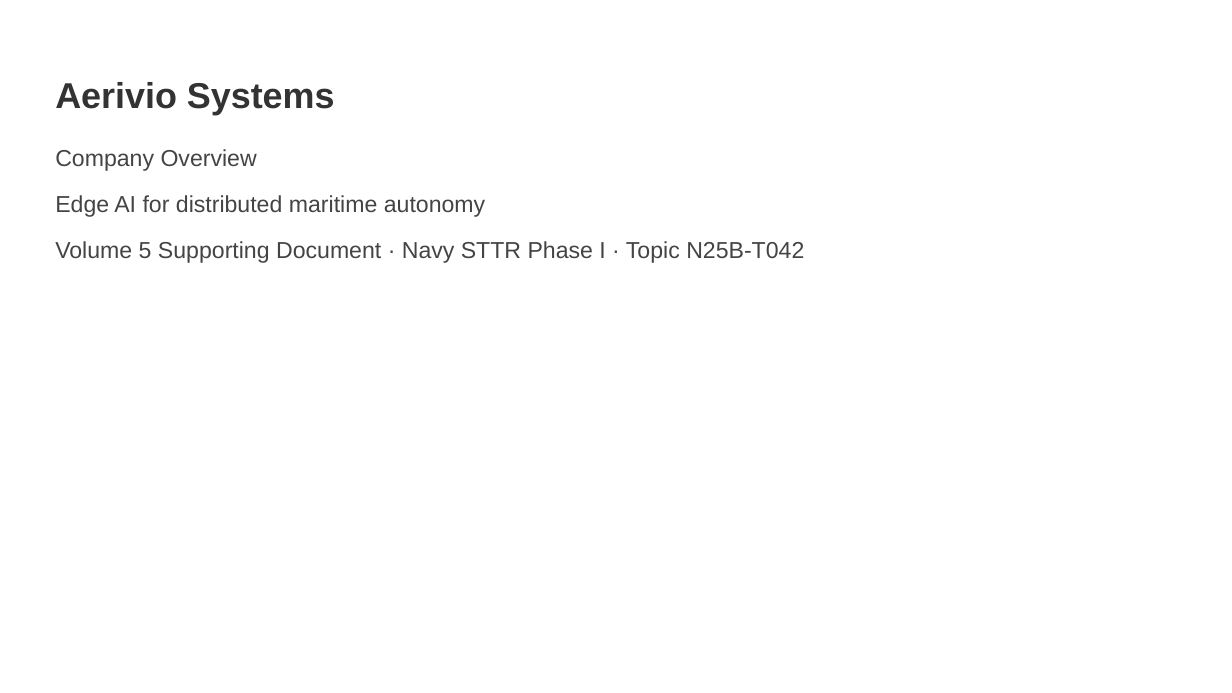
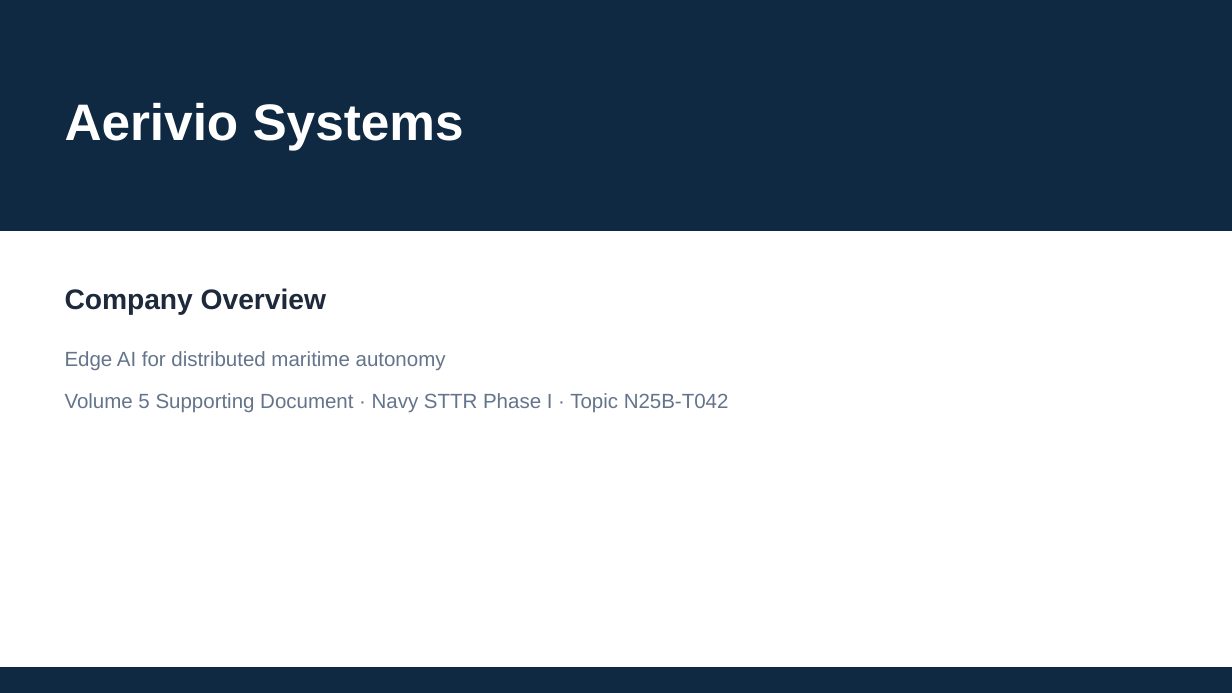
Before and after one commit to ubi-wagner/govwin, a slide deck: slide 1 of docs/sample-proposal-navy-sttr/Aerivio_Navy_STTR_Company_Overview.pptx. Drawn at 1232x693 pixels with LibreOffice and Linux fonts; fonts in the diff are those of the drawing. Boxes give left, top, right and bottom in pixels: in the first picture for what was removed or moved away, otherwise in the second. Text is boxed around its words. In the diff, an @@ line names an element or a change of style, - is before the commit and + after.

```diff
--- a/docs/sample-proposal-navy-sttr/Aerivio_Navy_STTR_Company_Overview.pptx
+++ b/docs/sample-proposal-navy-sttr/Aerivio_Navy_STTR_Company_Overview.pptx
@@ rectangle added at <box>0,0,1232,231</box>, fill #0F2942 @@
@@ text "Aerivio Systems": place and size @@
-text "Aerivio Systems" at <box>55,82,335,115</box>
+text "Aerivio Systems" at <box>65,102,464,150</box>
@@ text "Aerivio Systems" at <box>65,102,464,150</box>: size 28 to 40 pt, text colour #333333 to #FFFFFF; vertical alignment bottom to middle @@
@@ text "Company Overview": place and size @@
-text "Company Overview" at <box>55,149,257,171</box>
+text "Company Overview" at <box>65,288,326,315</box>
@@ text "Company Overview" at <box>65,288,326,315</box>: size 18 to 22 pt, text colour #444444 to #1E293B, bold on @@
@@ text "Edge AI for distributed maritime ..." at <box>65,351,446,370</box>: size 18 to 16 pt, text colour #444444 to #64748B @@
@@ text "Edge AI for distributed maritime ...": place and size @@
-text "Edge AI for distributed maritime ..." at <box>55,195,485,217</box>
+text "Edge AI for distributed maritime ..." at <box>65,351,446,370</box>
@@ text "Volume 5 Supporting Document · ...": place and size @@
-text "Volume 5 Supporting Document · ..." at <box>55,241,804,263</box>
+text "Volume 5 Supporting Document · ..." at <box>65,393,729,413</box>
@@ text "Volume 5 Supporting Document · ..." at <box>65,393,729,413</box>: size 18 to 16 pt, text colour #444444 to #64748B @@
@@ rectangle added at <box>0,667,1232,693</box>, fill #0F2942 @@
```
Also in this commit, not shown: 9 other slides changed, 25 other files.
